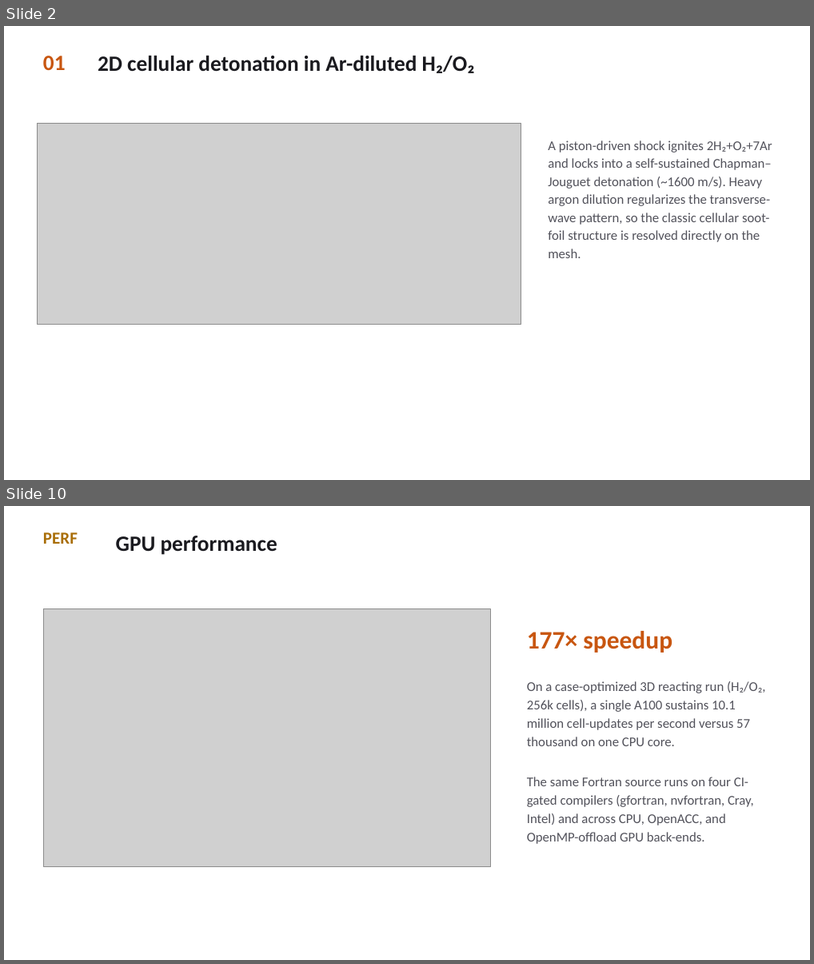
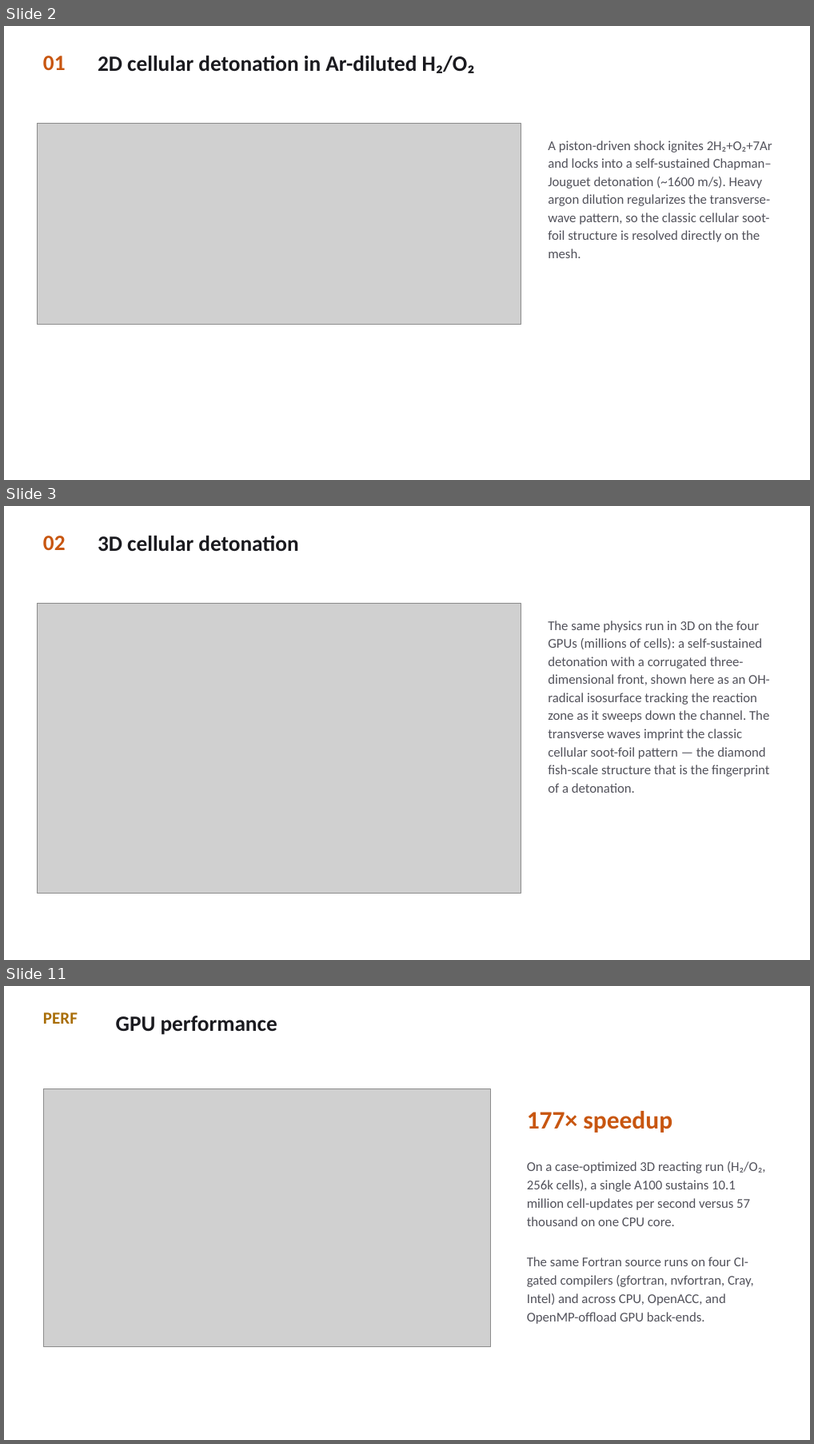
Before and after one commit to sbryngelson/MFC, a slide deck: MFC_combustion_showcase.pptx. Shown one above the other, each under a label of ours: slides 2 and 10 before the commit, slides 2, 3 and 11 after it; the slides between them are not shown. The pictures are 814x964 and 814x1444 pixels, drawn with LibreOffice and Linux fonts; fonts in the diff are those of the drawing; grey boxes stand for pictures. Boxes give left, top, right and bottom in pixels: in the first picture for what was removed or moved away, otherwise in the second. Text is boxed around its words. In the diff, an @@ line names an element or a change of style, - is before the commit and + after.

Commit message:
docs: add 3D cellular detonation slide to showcase deck

```diff
--- a/MFC_combustion_showcase.pptx
+++ b/MFC_combustion_showcase.pptx
@@ slide 3 added at bbox=[4, 506, 810, 960], background #FFFFFF @@
@@ text added at bbox=[43, 536, 66, 550], 26 pt, text #C85610, bold @@
+02
@@ text added at bbox=[98, 536, 298, 552], 26 pt, text #1A1A1F, bold @@
+3D cellular detonation
@@ picture added at bbox=[38, 603, 522, 893] @@
@@ text added at bbox=[548, 620, 770, 792], 16 pt, text #52525B @@
+The same physics run in 3D on the four GPUs (millions of cells): a self-sustained detonation with a corrugated three-dimensional front, shown here as an OH-radical isosurface tracking the reaction zone as it sweeps down the channel. The transverse waves imprint the classic cellular soot-foil pattern — the diamond fish-scale structure that is the fingerprint of a detonation.
@@ what was slide 10 is now slide 11 @@
```
Also in this commit, not shown: 7 slides changed.
